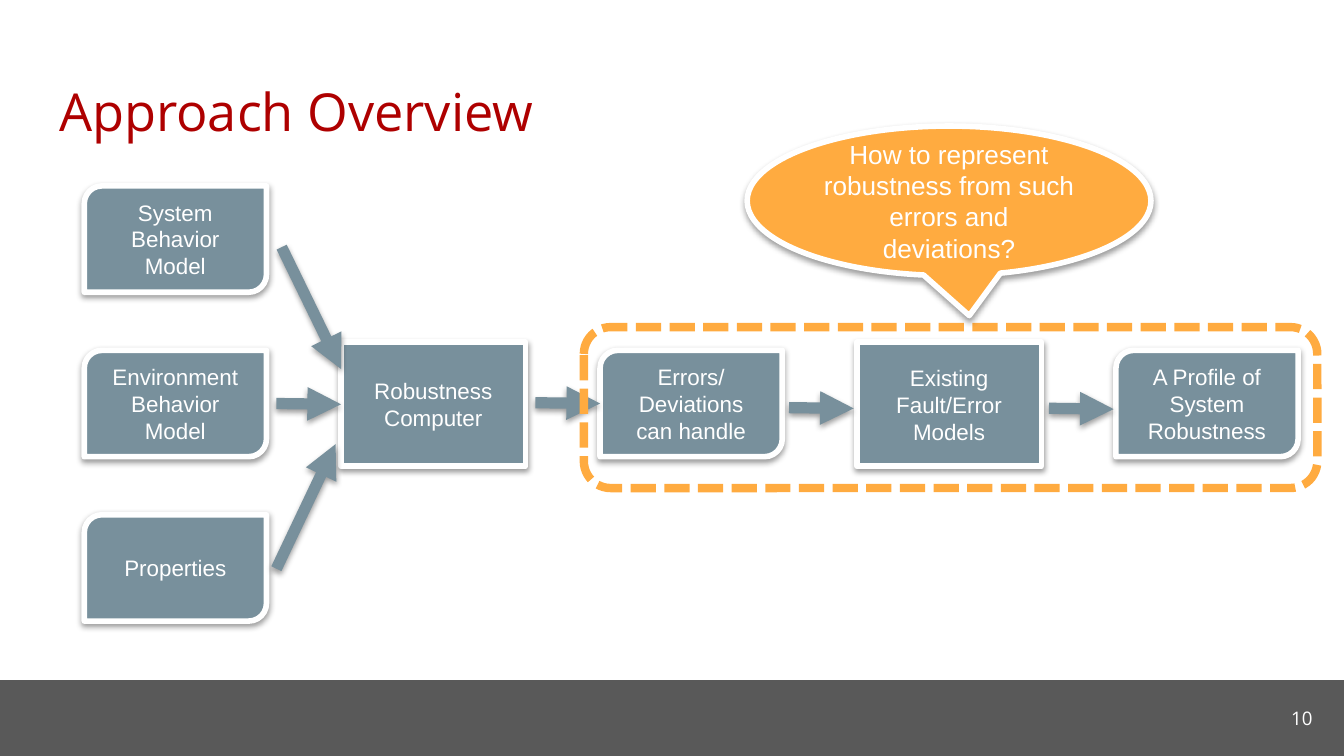
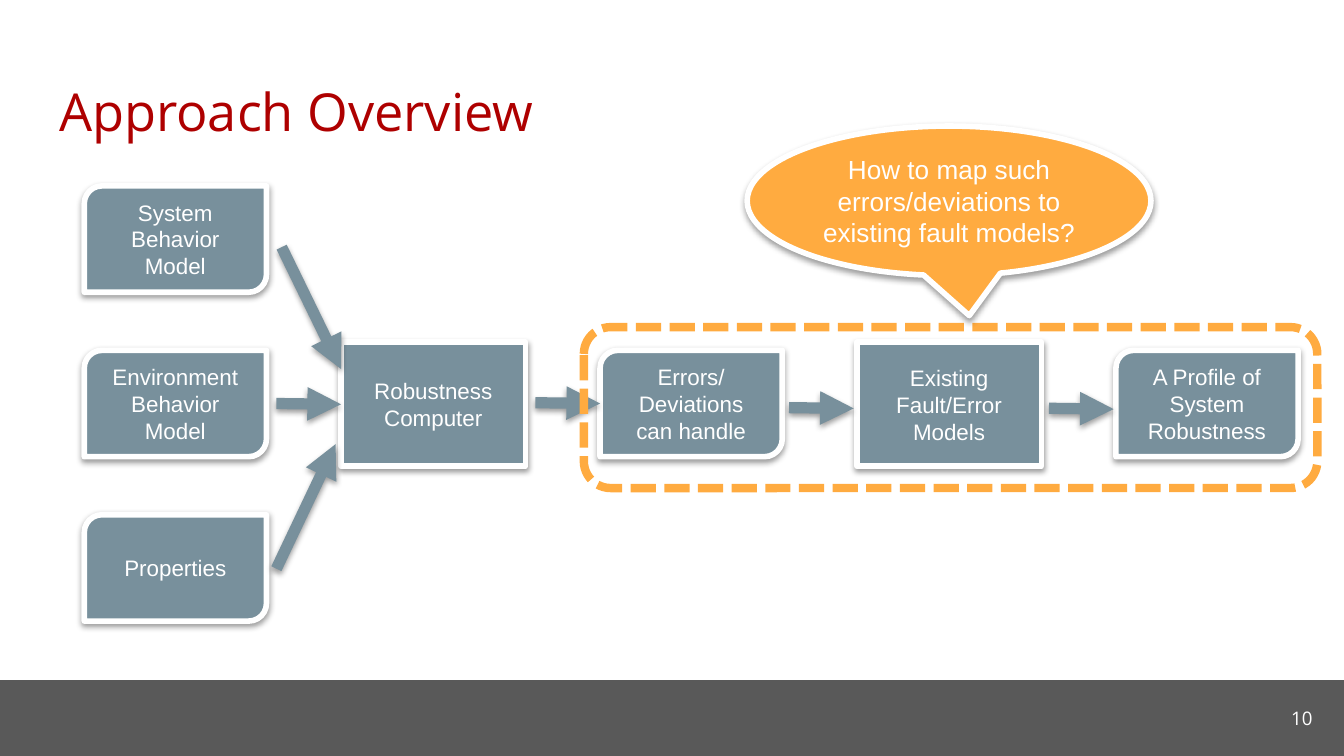
Before and after one commit to cmu-soda/Robustness, a slide deck: slide 10 of Robustness-SSSG.pptx. Drawn at 1344x756 pixels with LibreOffice and Linux fonts; fonts in the diff are those of the drawing; background and template pictures are left out. Boxes give left, top, right and bottom in pixels: in the first picture for what was removed or moved away, otherwise in the second. Text is boxed around its words. In the diff, an @@ line names an element or a change of style, - is before the commit and + after.

```diff
--- a/Robustness-SSSG.pptx
+++ b/Robustness-SSSG.pptx
@@ text in speech bubble at (x1=823, y1=160, x2=1075, y2=248): text changed @@
-How to represent robustness from such errors and deviations?
+How to map such errors/deviations to existing fault models?
```
Also in this commit, not shown: 3 other slides changed, 2 other files.
